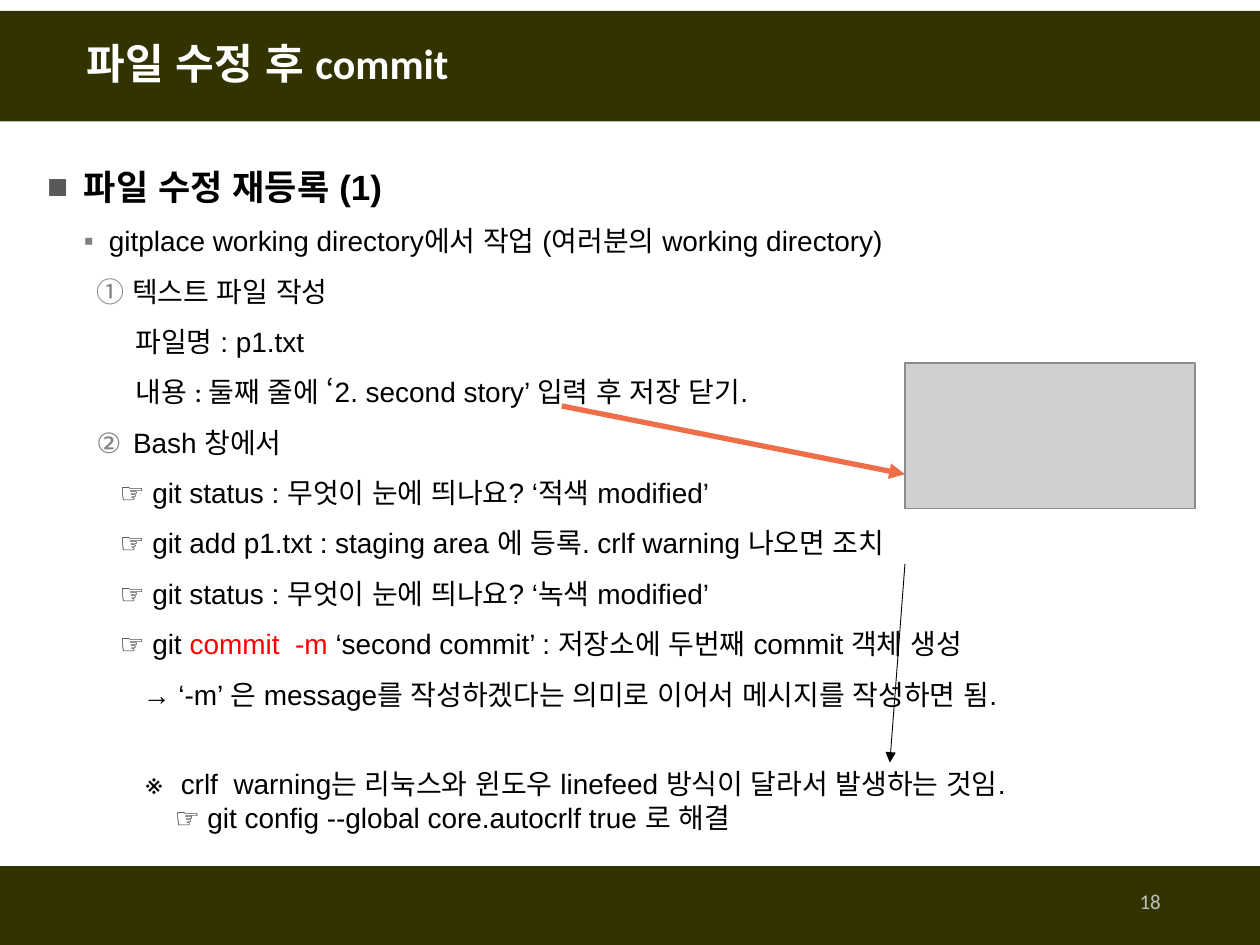
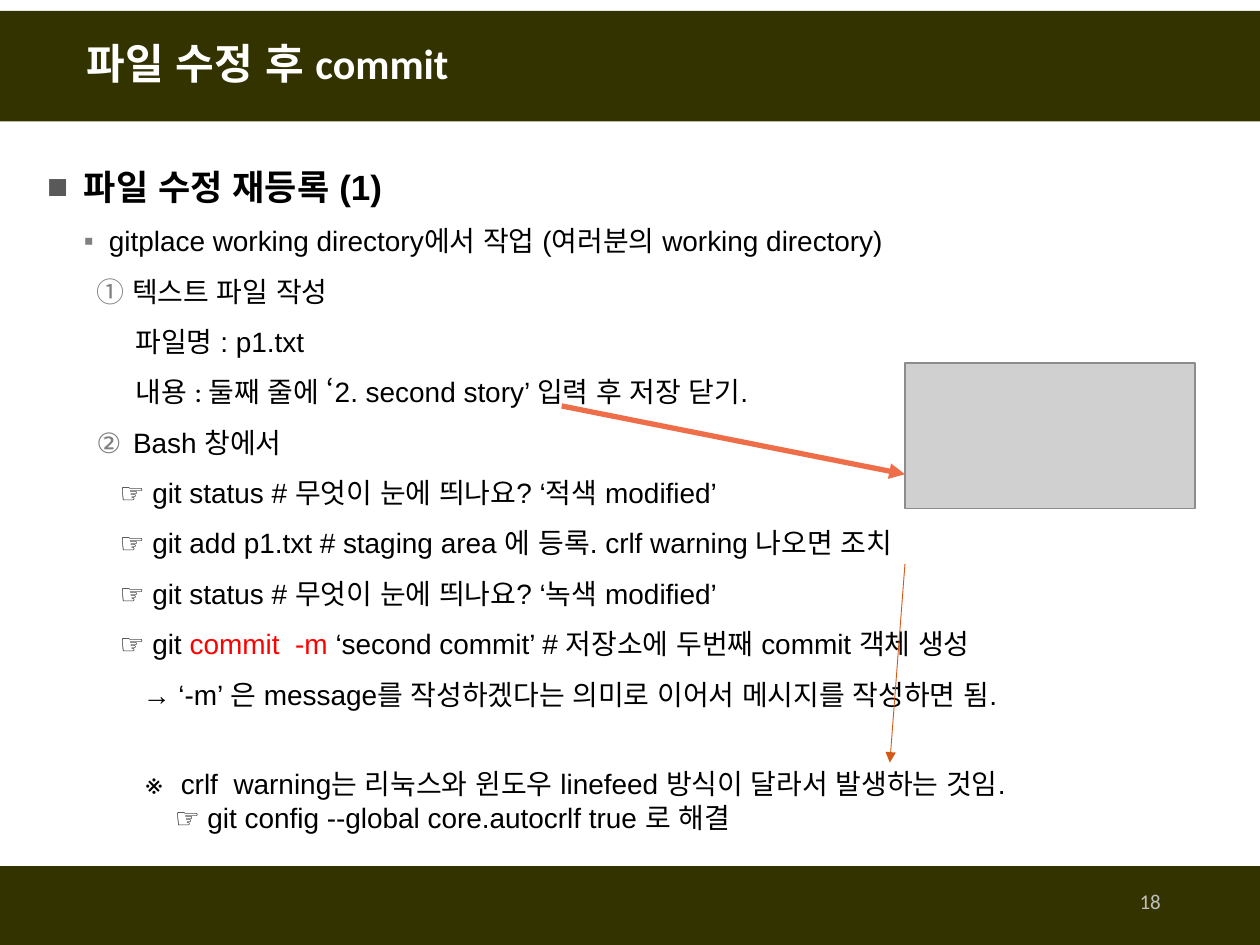
Before and after one commit to fasthill/github-lecture, a slide deck: slide 18 of git및github첫걸음-git사용하기.pptx. Drawn at 1260x945 pixels with LibreOffice and Linux fonts; fonts in the diff are those of the drawing; grey boxes stand for pictures. Boxes give left, top, right and bottom in pixels: in the first picture for what was removed or moved away, otherwise in the second. Text is boxed around its words. In the diff, an @@ line names an element or a change of style, - is before the commit and + after.

```diff
--- a/git및github첫걸음-git사용하기.pptx
+++ b/git및github첫걸음-git사용하기.pptx
@@ text at <box>152,480,969,662</box>: text changed @@
-  ☞ git status : 무엇이 눈에 띄나요? ‘적색 modified’
-  ☞ git add p1.txt : staging area 에 등록. crlf warning 나오면 조치
-  ☞ git status : 무엇이 눈에 띄나요? ‘녹색 modified’
-  ☞ git commit -m ‘second commit’ : 저장소에 두번째 commit 객체 생성
+  ☞ git status # 무엇이 눈에 띄나요? ‘적색 modified’
+  ☞ git add p1.txt # staging area 에 등록. crlf warning 나오면 조치
+  ☞ git status # 무엇이 눈에 띄나요? ‘녹색 modified’
+  ☞ git commit -m ‘second commit’ # 저장소에 두번째 commit 객체 생성
@@ arrow (905, 563) - (890, 762): stroke #000000 0.5 pt to #D55816 0.5 pt @@
```
Also in this commit, not shown: 39 other slides changed, 2 slides added, 1 slide removed.
